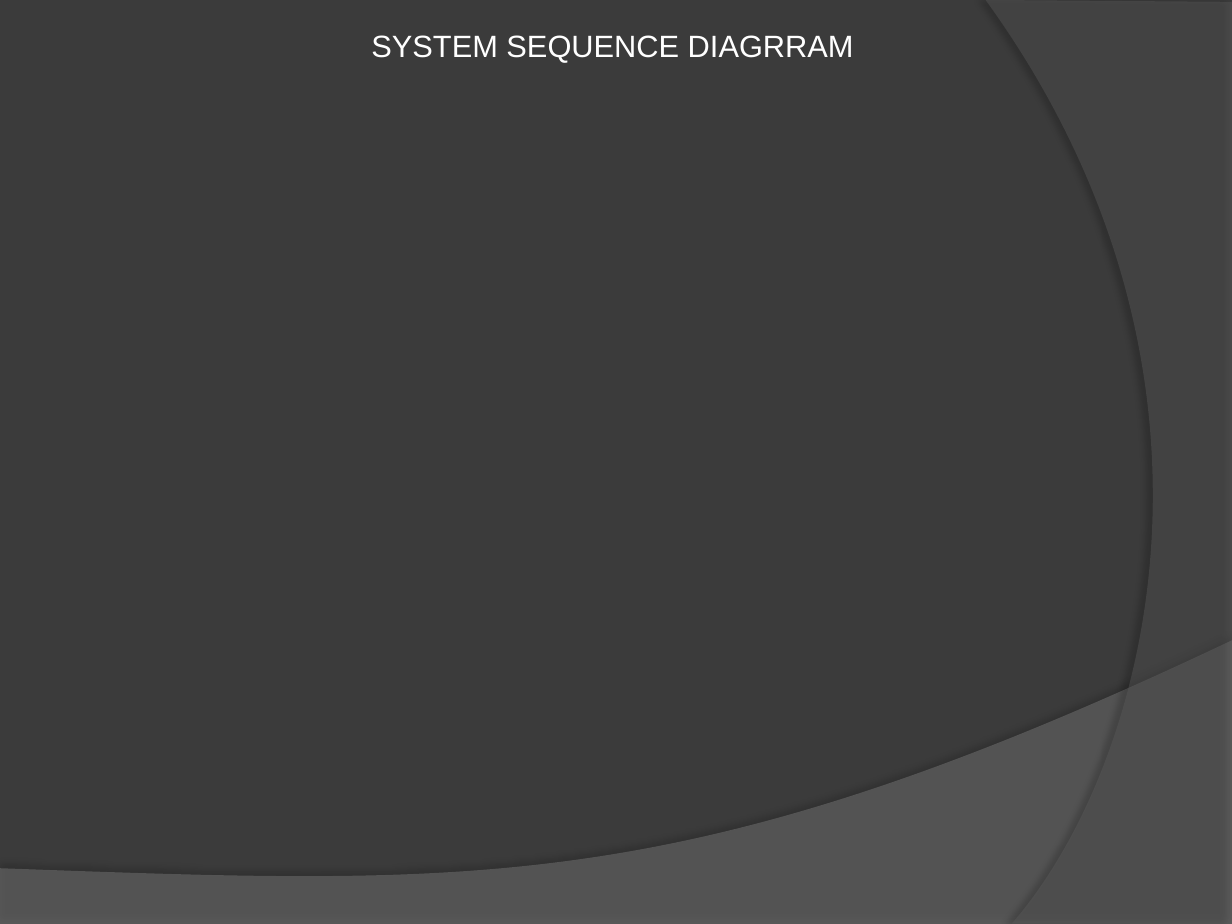
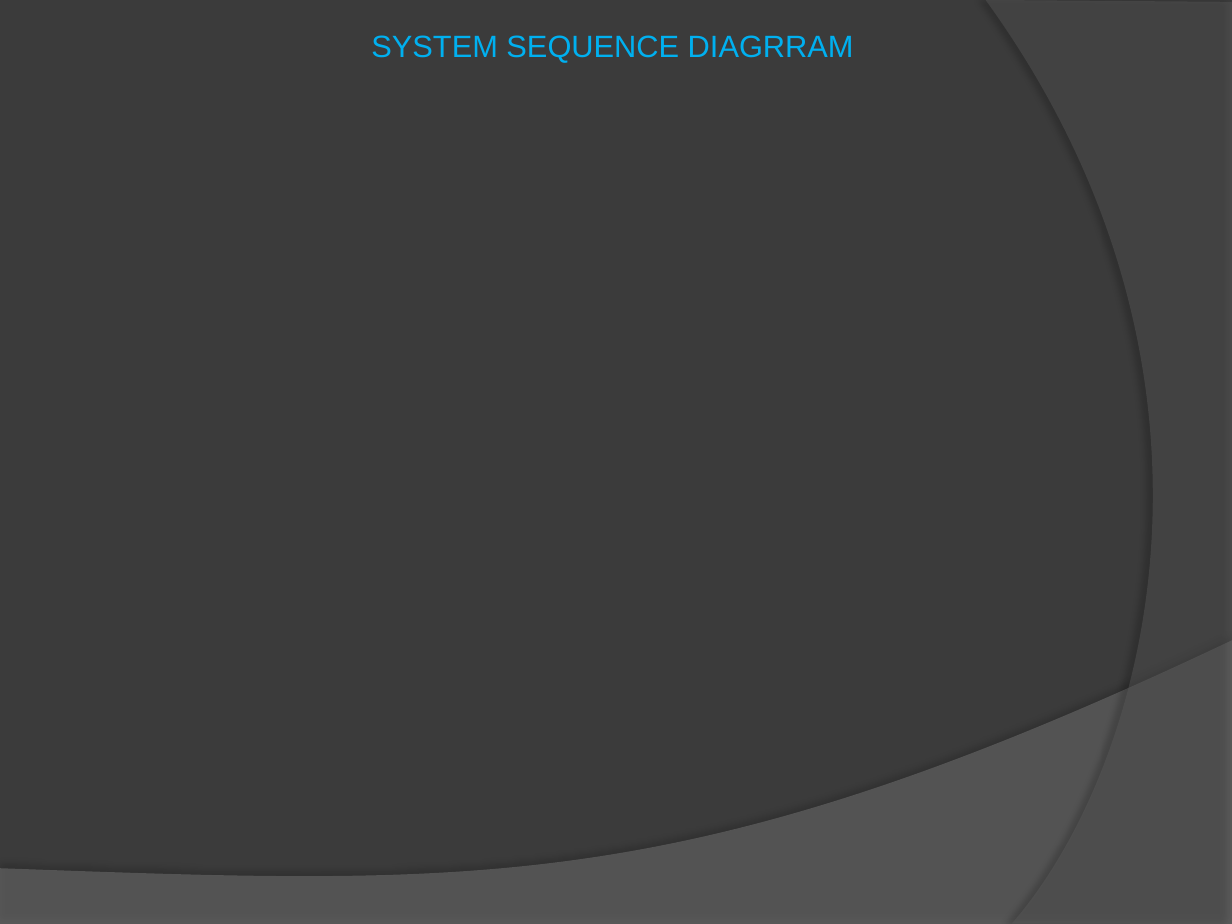
Before and after one commit to NickBwalley/Online-Car-Auctioning-System-Documentation, a slide deck: slide 8 of OCAS/Nicholas Bwalley_PowerPoint_122790.pptx. Drawn at 1232x924 pixels with LibreOffice and Linux fonts; fonts in the diff are those of the drawing; background and template pictures are left out. Boxes give left, top, right and bottom in pixels: in the first picture for what was removed or moved away, otherwise in the second. Text is boxed around its words. In the diff, an @@ line names an element or a change of style, - is before the commit and + after.

```diff
--- a/OCAS/Nicholas Bwalley_PowerPoint_122790.pptx
+++ b/OCAS/Nicholas Bwalley_PowerPoint_122790.pptx
@@ text "SYSTEM SEQUENCE DIAGRRAM" at box(371, 35, 854, 62): text colour #FFFFFF to #00B0F0 @@
```
Also in this commit, not shown: 8 other slides changed.
